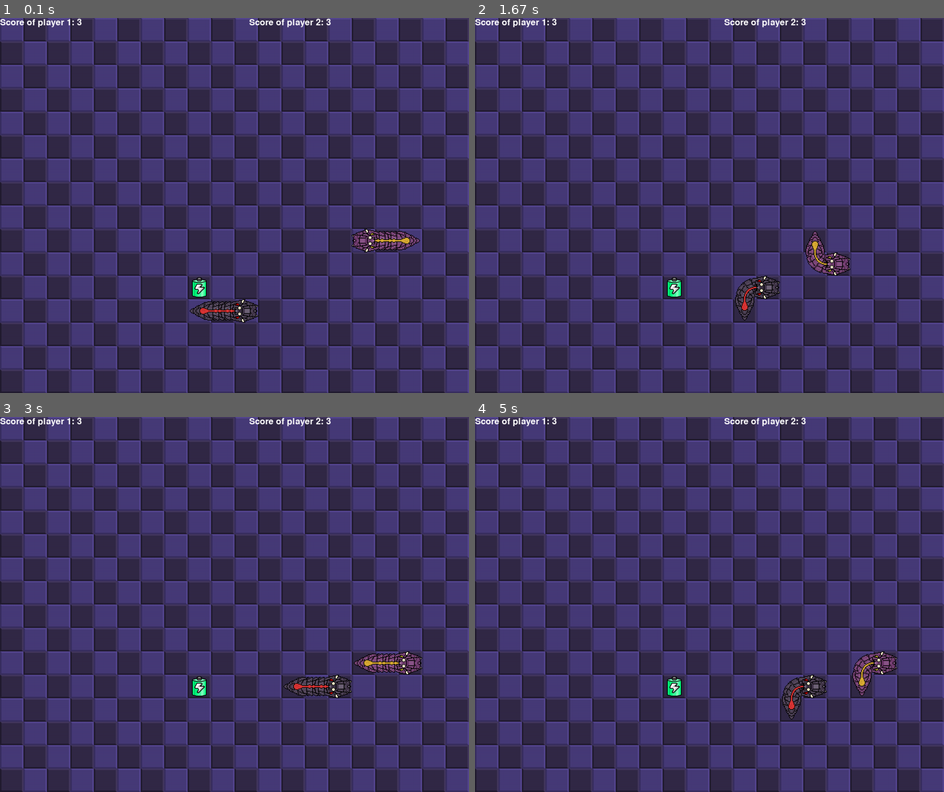
Above: before the commit, frames 1-4 (two rows, left to right).
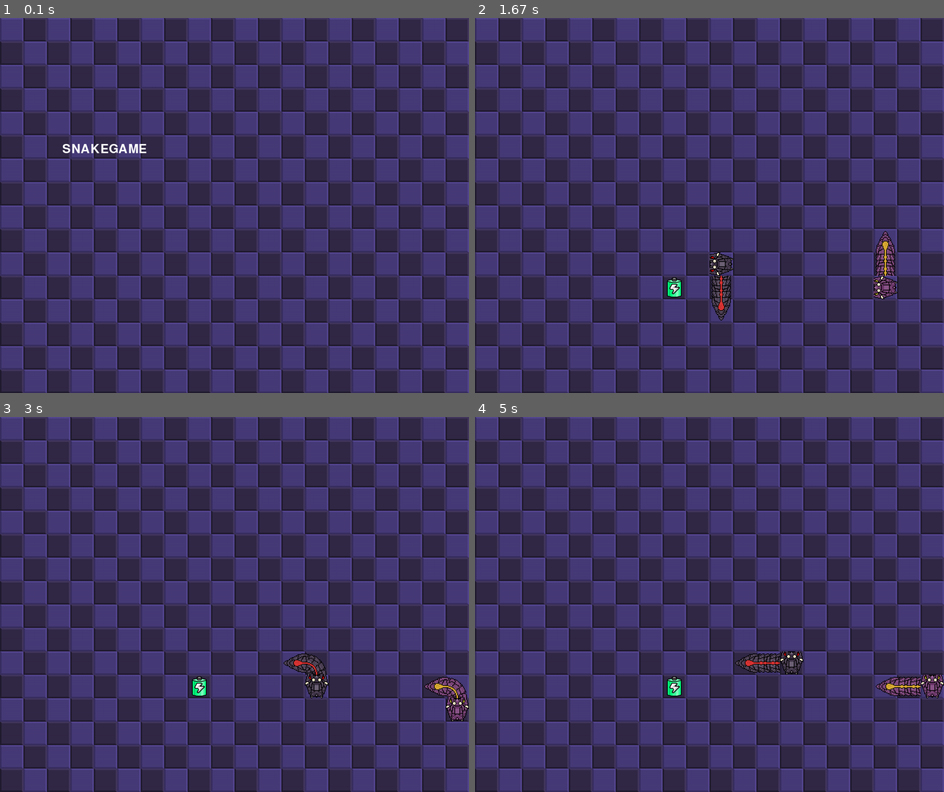
Above: after the commit, the same moments.

Repository: Nabegon/pygame
Game: pygame game, started from snake_game.py
Two runs of this game, one before a commit and one after it. Both use one fixed random seed, a clock stepped at 60 frames per second and the inputs below.
Inputs:
- Up to frame 1 (0.1 s): no input
- Up to frame 2 (1.67 s): hold Right 0.33-0.8 s; hold S 0.83-1.13 s; hold Up 0.83-1.13 s; hold Up 1.17-1.47 s; hold W 1.17-1.47 s; hold Right from 1.5 s (still down); hold D from 1.5 s (still down)
- Up to frame 3 (3 s): release Right at 1.97 s; release D at 1.97 s; hold Left 2-2.53 s; hold A 2-2.53 s; tap C at 2.57 s; hold Down from 2.9 s (still down); hold S from 2.9 s (still down)
- Up to frame 4 (5 s): release Down at 3.2 s; release S at 3.2 s; hold Left 3.23-3.63 s; hold A 3.23-3.63 s; hold Up 3.67-4.03 s; hold W 3.67-4.03 s; hold Right 4.07-4.7 s; hold D 4.07-4.7 s; hold Down from 4.73 s (still down); hold S from 4.73 s (still down)

The runs differ from the first frame. In frame 1, 2.0% of the frame differs, in the area x 0-90%, y 0-82%; in frame 2, 2.6%, in the area x 0-90%, y 0-81%; in frame 3, 2.3%; in frame 4, 2.6%.

Commit message:
fix: change order of execution (1: input, 2: change state, 3 draw) and add comments

Diff:
--- a/snake_game.py
+++ b/snake_game.py
@@ -1,5 +1,15 @@
 import pygame
 import random
+
+# UP = 0
+# RIGHT = 1
+# DOWN = 2
+# LEFT = 3
+
+# GAME_INIT = 0
+# GAME_RUNNING = 1
+# GAME_OVER = 2
+# GAME_CLOSE = 3
 
 GRID_WIDTH = 20
 GRID_HEIGHT = 16
@@ -7,6 +17,8 @@
 
 WINDOW_WIDTH = GRID_WIDTH * TILE_SIZE
 WINDOW_HEIGHT = GRID_HEIGHT * TILE_SIZE
+
+SNAKE_SPEED = 350
 
 class Position:
     def __init__(self, x, y):
@@ -37,8 +49,7 @@
 
 class Snake:
     def __init__(self, alternative_color):
-        # self.direction = random.randrange(4) # 0 -> up, 1 -> right, 2 -> down, 3 -> left
-        direction = random.randrange(4) # 0 -> up, 1 -> right, 2 -> down, 3 -> left
+        direction = random.randrange(4)
         start_x = random.randrange(3, GRID_WIDTH - 3)
         start_y = random.randrange(3, GRID_HEIGHT - 3)
         initial_position = Position(start_x, start_y)
@@ -72,40 +83,50 @@
             self.surface_curve = pygame.image.load('./p2_curve.png')
             self.surface_tail = pygame.image.load('./p2_tail.png')
 
-    def advance(self, food, other_snake):
-        head = self.fields[0]
-        match head.direction:
-            case 0:
-                next_position = Position(head.position.x, head.position.y - 1)
-            case 1:
-                next_position = Position(head.position.x + 1, head.position.y)
-            case 2:
-                next_position = Position(head.position.x, head.position.y + 1)
-            case 3:
-                next_position = Position(head.position.x - 1, head.position.y)
-
-        if next_position.x < 0 or next_position.x > GRID_WIDTH  - 1 or next_position.y < 0 or next_position.y > GRID_HEIGHT - 1:
-            return False
-
-        for i in other_snake.fields:
-            if next_position == i.position:
+        self.time_delta = 0
+
+    def advance(self, time_delta, food, other_snake):
+        self.time_delta += time_delta
+        if self.time_delta >= SNAKE_SPEED:
+            self.time_delta = self.time_delta - SNAKE_SPEED
+
+            # get direction of head and determine its next position
+            head = self.fields[0]
+            match head.direction:
+                case 0:
+                    next_position = Position(head.position.x, head.position.y - 1)
+                case 1:
+                    next_position = Position(head.position.x + 1, head.position.y)
+                case 2:
+                    next_position = Position(head.position.x, head.position.y + 1)
+                case 3:
+                    next_position = Position(head.position.x - 1, head.position.y)
+
+            if next_position.x < 0 or next_position.x > GRID_WIDTH  - 1 or next_position.y < 0 or next_position.y > GRID_HEIGHT - 1:
                 return False
 
-        for i in self.fields:
-            if next_position == i.position:
-                return False
-
-        if not (next_position == food.position):
-            self.fields.pop(len(self.fields) - 1)
-        else:
-            food.calculate_randam_position()
-
-        self.fields.insert(0, BodyPart(next_position, head.direction))
+            for i in other_snake.fields:
+                if next_position == i.position:
+                    return False
+
+            for i in self.fields:
+                if next_position == i.position:
+                    return False
+
+            if not (next_position == food.position):
+                self.fields.pop(len(self.fields) - 1)
+            else:
+                food.calculate_randam_position()
+
+            self.fields.insert(0, BodyPart(next_position, head.direction))
 
     def draw(self, window):
+
+        # iterate through all body parts
         for i in range(len(self.fields)):
             current_bodypart = self.fields[i]
             if i == 0:
+                # draw head
                 match self.fields[0].direction:
                     case 0:
                         rotated_head = pygame.transform.rotate(self.surface_head, 270)
@@ -118,6 +139,7 @@
                 window.blit(rotated_head, (current_bodypart.position.x * TILE_SIZE, current_bodypart.position.y * TILE_SIZE))
 
             elif i == len(self.fields) - 1:
+                # draw tail
                 match current_bodypart.direction:
                     case 0:
                         rotated_body = pygame.transform.rotate(self.surface_tail, 270)
@@ -131,6 +153,7 @@
 
 
             else:
+                # draw body (straight and curved)
                 current_direction = current_bodypart.direction
                 following_bodypart = self.fields[i + 1]
                 follwoing_direction = following_bodypart.direction
@@ -173,8 +196,8 @@
                 window.blit(rotated_body, (current_bodypart.position.x * TILE_SIZE, current_bodypart.position.y * TILE_SIZE))
 
     def change_direction(self, direction):
-        #print(self.fields[0].direction)
-        # if direction == 0
+
+        # prevent illegal movements
         if direction == 2 and self.fields[0].direction == 0:
             return
         elif direction == 3 and self.fields[0].direction == 1:
@@ -187,6 +210,10 @@
         self.fields[0].direction = direction
 
 
+def message(window, message, color):
+    message = pygame.font.SysFont(None, 50).render(message, True, color)
+    window.blit(message, [WINDOW_HEIGHT / 6, WINDOW_HEIGHT / 3])
+
 
 # Initialize Pygame
 pygame.init()
@@ -201,102 +228,111 @@
 background = pygame.image.load('./background.png')
 window_with_background = pygame.transform.scale(background, (WINDOW_WIDTH, WINDOW_HEIGHT))
 
-# Create a game loop
-running = True
+player_1 = Snake(True)
+player_2 = Snake(False)
+food = Food()
+game_winner_1 = False
 
 # speed of the snake
 clock = pygame.time.Clock()
-snake_speed = 2
-
-# font. after we use grafik, just delete here
-font_style = pygame.font.SysFont(None, 50)
-score_font = pygame.font.SysFont("comicasansms", 35)
-
-def score_counter(score_1, score_2):
-    value_1 = score_font.render("Score of player 1: " + str(score_1), True, white)
-    value_2 = score_font.render("Score of player 2: " + str(score_2), True, white)
-    window.blit(value_1, [0,0])
-    window.blit(value_2, [WINDOW_WIDTH - 600, 0])
-
-# def jedge_winner(score_1, score_2):
-#     font = pygame.font.Font(None, 36)
-#     text_1 = font.render("Win player 1", True, red)
-#     text_2 = font.render("Win player 2", True, red)
-#     text_3 = font.render("Draw", True, red)
-#     if score_1 > score_2:
-#         window.blit(text_1, [window_width / 2, window_height - 50])
-#     elif score_2 > score_1:
-#         window.blit(text_2, [window_width / 2, window_height - 50])
-#     else:
-#         window.blit(text_3, [window_width / 2, window_height - 50])
-
-def message(message, color):
-    message = font_style.render(message, True, color)
-    window.blit(message, [WINDOW_HEIGHT / 6, WINDOW_HEIGHT / 3])
-
-def gameRunning():
-    game_over = False
-    game_close = False
-
-    player_1 = Snake(True)
-    player_2 = Snake(False)
-    food = Food()
-
-    while not game_over:
-        while game_close == True:
-            if game_winner_1:
-                message("Player 1 won the game! Press Q-Quit or C-Play Again", white)
-            else:
-                message("Player 2 won the game! Press Q-Quit or C-Play Again", white)
-            # score_counter(len(player_1.fields), len(player_2.fields))
-
-            # jedge_winner(Length_of_snake1 - 1, Length_of_snake2 - 1)
-            pygame.display.update()
-
-            for event in pygame.event.get():
-                if event.type == pygame.KEYDOWN:
-                    if event.key == pygame.K_q:
-                        game_over = True
-                        game_close = False
-                    if event.key == pygame.K_c:
-                        gameRunning()
-
-        for event in pygame.event.get():
-            if event.type == pygame.QUIT:
-                pygame.quit()
-            keys = pygame.key.get_pressed()
-            if keys[pygame.K_UP]:
-                player_1.change_direction(0)
-            if keys[pygame.K_RIGHT]:
-                player_1.change_direction(1)
-            if keys[pygame.K_DOWN]:
-                player_1.change_direction(2)
-            if keys[pygame.K_LEFT]:
-                player_1.change_direction(3)
-
-            if keys[pygame.K_a]:
-                player_2.change_direction(3)
-            if keys[pygame.K_d]:
-                player_2.change_direction(1)
-            if keys[pygame.K_w]:
-                player_2.change_direction(0)
-            if keys[pygame.K_s]:
-                player_2.change_direction(2)
-
-        window.blit(window_with_background, (0, 0))
-        food.draw(window)
-        score_counter(len(player_1.fields), len(player_2.fields))
-        if player_1.advance(food, player_2) == False:
-            game_close = True
-            game_winner_1 = False
-        player_1.draw(window)
-        if player_2.advance(food, player_1) == False:
-            game_close = True
-            game_winner_1 = True
-        player_2.draw(window)
-        pygame.display.update()
-        clock.tick(snake_speed)
-
-    pygame.quit()
-
-gameRunning()
+time_delta = 0
+
+
+game_state = 0
+
+def game_init():
+    global game_state
+
+    for event in pygame.event.get():
+        match event.type:
+            case pygame.QUIT:
+                game_state = 3
+            case pygame.KEYDOWN:
+                game_state = 1
+
+    window.blit(window_with_background, (0, 0))
+    message(window, "SNAKEGAME", (255, 255, 255, 255))
+
+def game_running():
+    global game_state
+    global player_1
+    global player_2
+    global food
+    global window
+    global game_winner_1
+
+    # check input and change state accordingly
+    for event in pygame.event.get():
+        match event.type:
+            case pygame.QUIT:
+                game_state = 3
+            case pygame.KEYDOWN:
+                match event.key:
+                    case pygame.K_UP:
+                        player_1.change_direction(0)
+                    case pygame.K_RIGHT:
+                        player_1.change_direction(1)
+                    case pygame.K_DOWN:
+                        player_1.change_direction(2)
+                    case pygame.K_LEFT:
+                        player_1.change_direction(3)
+                    case pygame.K_w:
+                        player_2.change_direction(0)
+                    case pygame.K_d:
+                        player_2.change_direction(1)
+                    case pygame.K_s:
+                        player_2.change_direction(2)
+                    case pygame.K_a:
+                        player_2.change_direction(3)
+
+    # advance snakes
+    if player_1.advance(time_delta, food, player_2) == False:
+        game_winner_1 = False
+        game_state = 2
+    if player_2.advance(time_delta, food, player_1) == False:
+        game_winner_1 = True
+        game_state = 2
+
+    # draw frame
+    window.blit(window_with_background, (0, 0))
+    food.draw(window)
+    player_1.draw(window)
+    player_2.draw(window)
+
+
+
+def game_over():
+    global game_state
+
+    # check input and change state accordingly
+    for event in pygame.event.get():
+        match event.type:
+            case pygame.QUIT:
+                game_state = 3
+            case pygame.KEYDOWN:
+                match event.key:
+                    case pygame.K_q:
+                        game_state = 3
+                    case pygame.K_c:
+                        game_state = 1
+
+    # draw frame
+    if game_winner_1:
+        message(window, "Player 1 won the game! Press Q-Quit or C-Play Again", white)
+    else:
+        message(window, "Player 2 won the game! Press Q-Quit or C-Play Again", white)
+
+
+# game loop
+while game_state != 3:
+    match game_state:
+        case 0:
+            game_init()
+        case 1:
+            game_running()
+        case 2:
+            game_over()
+    pygame.display.update()
+    time_delta = clock.tick(143)
+
+pygame.quit()
